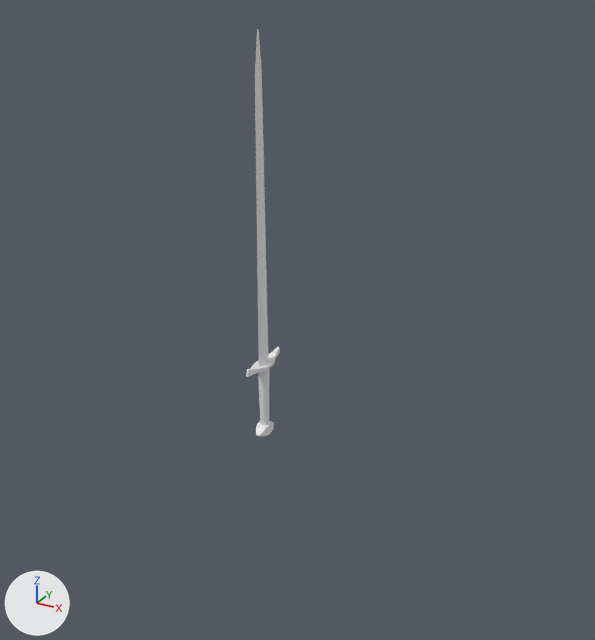
Two versions of the Blender file Assets/Models/weapons.blend, one commit apart.
Rendered twice from a 50 mm camera at (1.87, -3.06, 1.97) aimed at (0.14, 0.08, 0.4). Every picture has the same lights, and +X, +Y and +Z are marked at lower left.

In view in the first picture: 'longsword'.
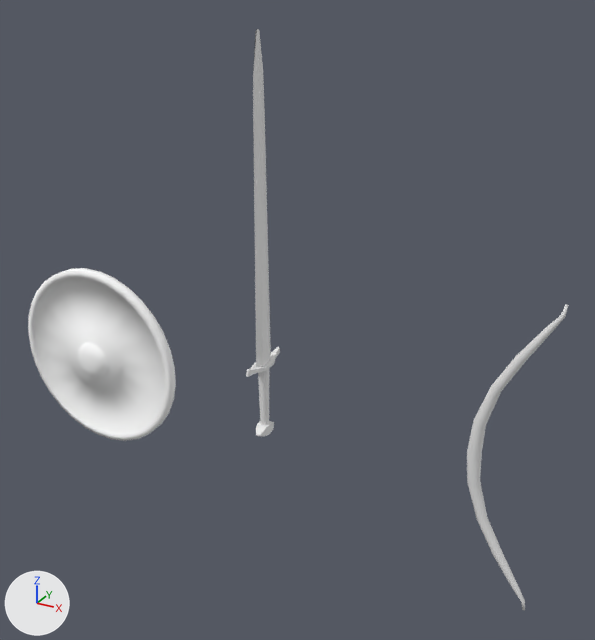
The change, as JSON lines over the scene's bpy script:
```json
{"op": "add", "block": "mat_bowarrowquiver", "code": ["mat_bowarrowquiver = diffuse_material('bowArrowQuiver')", "mat_bowarrowquiver.base_color = (0.8, 0.8, 0.8)  # white #e7e7e7"]}
{"op": "add", "block": "mat_round_shield_1", "code": ["mat_round_shield_1 = diffuse_material('Round Shield 1')", "mat_round_shield_1.base_color = (1.0, 1.0, 1.0)  # white #ffffff"]}
{"block": "me_cube_003", "where": "me_cube_003.from_pydata(...)  # 218 vertices, 186 faces; spans x -0.04..0.04, y -0.21..1.71, z -0.15..0.15"}
{"block": "me_cube_003", "where": "# used by ob_longsword; location = (0.0, 0.0, 0.0); rotation_euler = (1.571, 0.0, 0.0), in degrees (90, 0, 0)"}
{"block": "me_cube_003", "where": "# before: 189 (0.01, 0.17, -0.02) at pixel (267, 362), 190 (0.01, 0.2, -0.01) at pixel (267, 358), 191 (0.01, 0.2, 0.02) at pixel (264, 360), 193 (0.0, 1.53, -0.03) at pixel (261, 73), 194 (0.01, 0.17, 0.02) at pixel (263, 365)"}
{"block": "me_cube_003", "where": "# before: 202 (-0.01, 0.2, -0.01), 203 (-0.01, 0.17, -0.02), 210 (-0.01, 0.17, 0.02) at pixel (259, 364), 213 (0.0, 1.53, 0.03) at pixel (254, 74), 215 (-0.01, 0.2, 0.02)"}
{"block": "me_cube_003", "change": "me_cube_003 part 1"}
{"op": "add", "block": "me_cube_003", "code": "for i in [189, 190, 193, 202, 203]: me_cube_003.vertices[i].co += Vector((0.0, 0.0, -0.01))"}
{"op": "add", "block": "me_cube_003", "code": "for i in [191, 194, 210, 213, 215]: me_cube_003.vertices[i].co += Vector((0.0, 0.0, 0.01))"}
{"op": "set", "path": "me_cube_003.vertices[186].co", "old": "(0.0, 0.17, -0.05)", "new": "(0.0, 0.17, -0.07)", "note": "pixel (268, 359) -> pixel (270, 357)"}
{"op": "set", "path": "me_cube_003.vertices[187].co", "old": "(0.0, 1.36, -0.03)", "new": "(0.0, 1.36, -0.05)", "note": "pixel (262, 114) -> pixel (264, 113)"}
{"op": "set", "path": "me_cube_003.vertices[207].co", "old": "(0.0, 0.17, 0.05)", "new": "(0.0, 0.17, 0.07)", "note": "pixel (258, 367) -> not seen"}
{"op": "set", "path": "me_cube_003.vertices[208].co", "old": "(0.0, 1.36, 0.03)", "new": "(0.0, 1.36, 0.05)", "note": "pixel (255, 116) -> pixel (253, 116)"}
{"op": "add", "block": "me_circle", "code": ["me_circle = bpy.data.meshes.new('Circle')", "me_circle.from_pydata(...)  # 210 vertices, 224 faces; spans x -0.08..0.26, y -0.04..0.04, z -0.75..0.75", "me_circle.polygons.foreach_set('use_smooth', [True] * 224)", "me_circle.materials.append(mat_bowarrowquiver)  # white #e7e7e7"]}
{"op": "add", "block": "me_round_shield_1", "code": ["me_round_shield_1 = bpy.data.meshes.new('Round Shield 1')", "me_round_shield_1.from_pydata(...)  # 412 vertices, 432 faces; spans x -0.494..0.494, y -0.155..0.023, z -0.494..0.494", "me_round_shield_1.materials.append(mat_round_shield_1)  # white #ffffff"]}
{"op": "add", "block": "ob_bow", "code": ["ob_bow = bpy.data.objects.new('bow', me_circle)", "ob_bow.location = (1.113, 0.0, 0.0)"]}
{"op": "add", "block": "ob_shield_round", "code": ["ob_shield_round = bpy.data.objects.new('shield_round', me_round_shield_1)", "ob_shield_round.location = (-1.0, 0.0, 0.0)"]}
```

Boxes (x1, y1, x2, y2) around the edits, measured in the pictures (595 x 640 px; the box of a moved part takes in the faces that stretch with it):
```json
{"object": "shield_round", "change": "added", "after": [28, 268, 176, 441]}
{"object": "bow", "change": "added", "after": [467, 305, 568, 611]}
{"part": 1, "of": "me_cube_003", "change": "moved or reshaped", "before": [255, 30, 269, 366], "after": [253, 29, 271, 367]}
```
